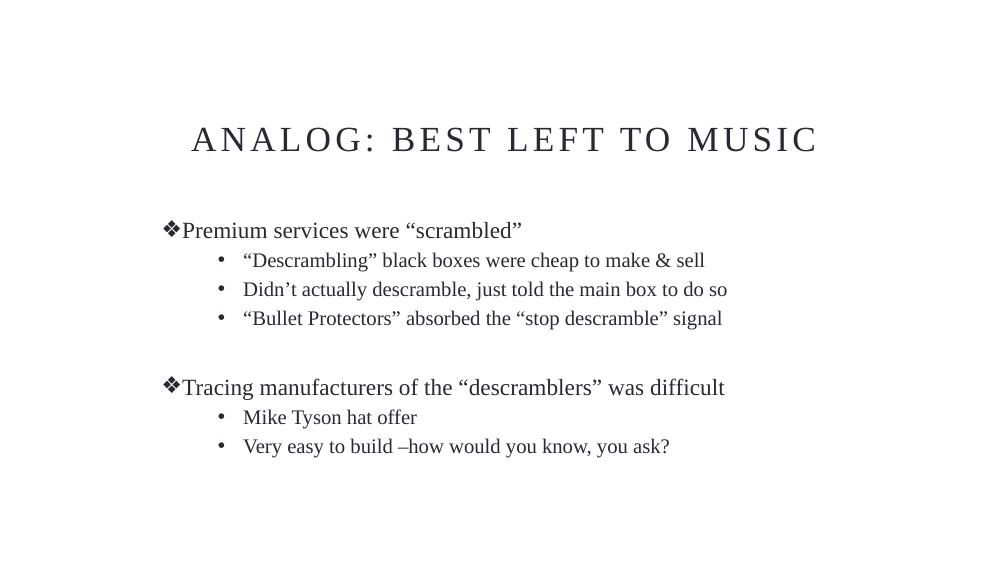
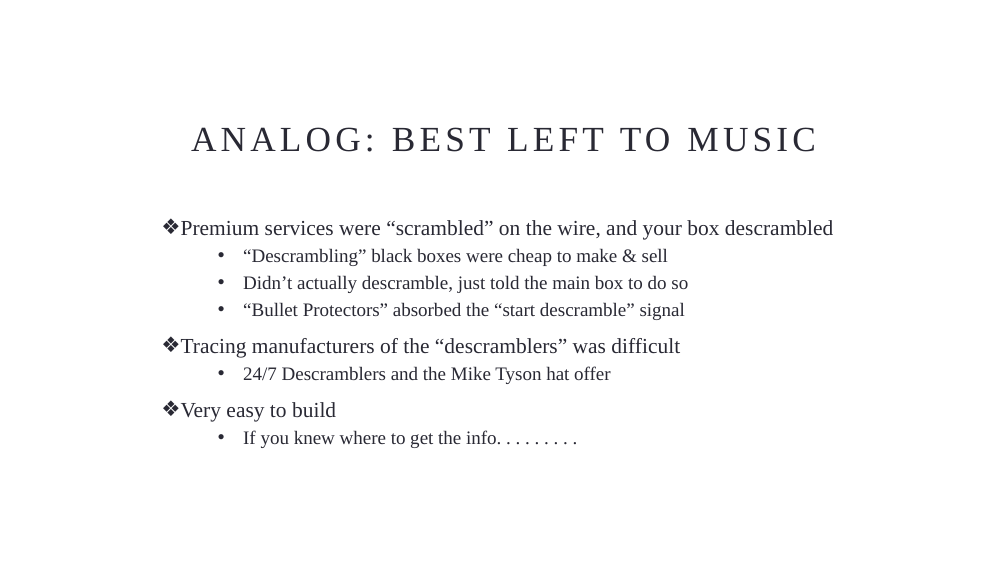
Before and after one commit to johnnyxmas/Talk_Decks, a slide deck: slide 8 of 2015/1993 BC Series/GET OFF MY LAN/1993 BC - Get Off My LAN (Hacking in the 90s)(FULL).pptx. Drawn at 1008x567 pixels with LibreOffice and Linux fonts; fonts in the diff are those of the drawing; background and template pictures are left out. Boxes give left, top, right and bottom in pixels: in the first picture for what was removed or moved away, otherwise in the second. Text is boxed around its words. In the diff, an @@ line names an element or a change of style, - is before the commit and + after.

```diff
--- a/2015/1993 BC Series/GET OFF MY LAN/1993 BC - Get Off My LAN (Hacking in the 90s)(FULL).pptx
+++ b/2015/1993 BC Series/GET OFF MY LAN/1993 BC - Get Off My LAN (Hacking in the 90s)(FULL).pptx
@@ text at [181,220,833,240]: text changed; size 16.6 to 15.3 pt @@
-❖ Premium services were “scrambled”
+❖ Premium services were “scrambled” on the wire, and your box descrambled
@@ text at [181,248,688,358]: size 14.8 to 13.6 pt in "“Descrambling” black boxes were cheap to make ...", "Didn’t actually descramble, just told the main ..."; size 16.6 to 15.3 pt in "Tracing manufacturers of the “descramblers” was difficult" @@
@@ text at [243,302,685,320]: text changed; size 14.8 to 13.6 pt @@
-  • “Bullet Protectors” absorbed the “stop descramble” signal
+  • “Bullet Protectors” absorbed the “start descramble” signal
@@ text at [181,366,611,448]: text changed; size 14.8 to 13.6 pt @@
-  • Mike Tyson hat offer
-  • Very easy to build –how would you know, you ask?
+  • 24/7 Descramblers and the Mike Tyson hat offer
+❖ Very easy to build
+  • If you knew where to get the info. . . . . . . . .
```
Also in this commit, not shown: 14 other slides changed, 1 slide added, 1 slide removed, 5 other files.
